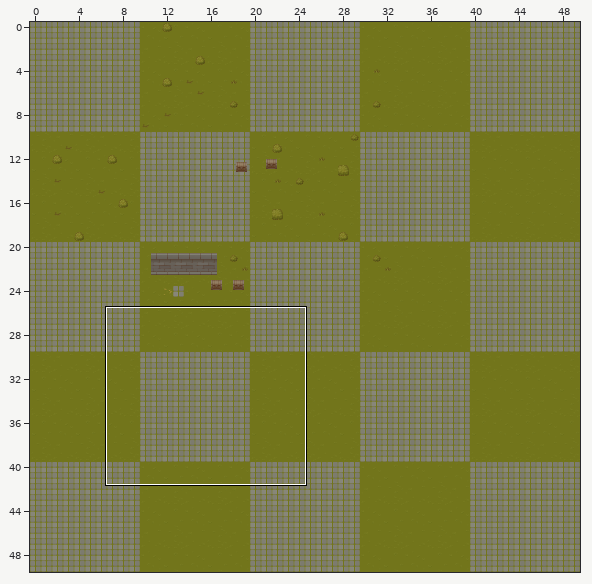
An edit to a level. Tiled map, PixiJS/assets/tilemaps/TreasureHunter2D.tmx. Above: a wide view before the commit, with the close-up outlined.
Close-up. As it was:
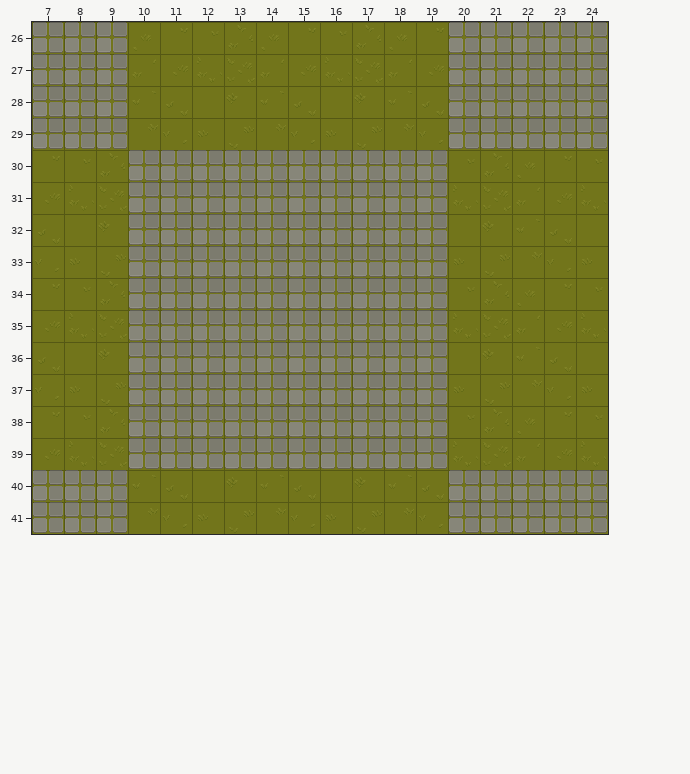
Cells are 32x32 px. Shown: x 7..24, y 26..41. The commit also changed other parts of the map, which this record leaves out.
New version:
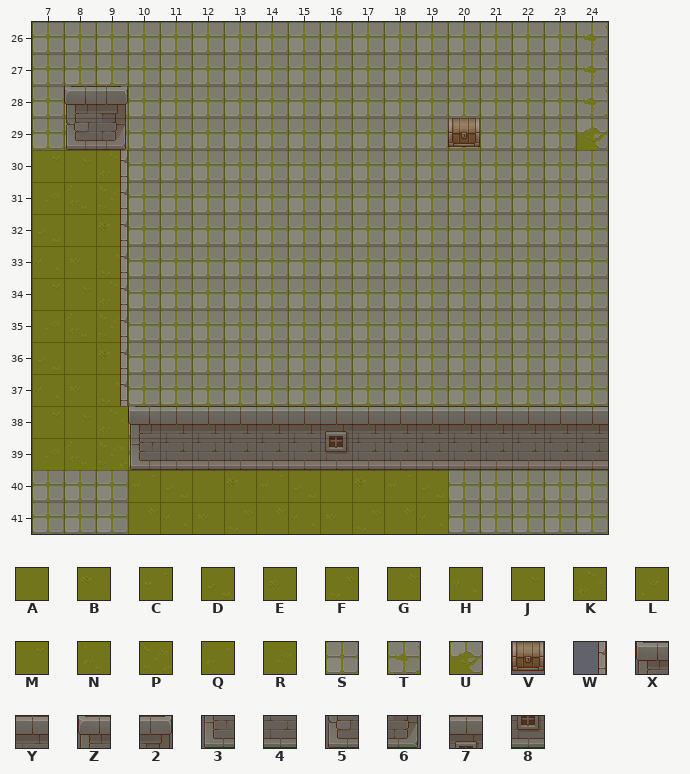
Key: from "GrassTileset": A 0, B 1, C 2, D 3, E 8, F 9, G 10, H 11, J 16, K 17, L 18, M 19, N 24, P 25, Q 26, R 27, S 32, T 40, U 57; from "ObjectsTileset": V 19; from "WallTileset": W 26, X 49, Y 50, Z 60, 2 61, 3 65, 4 66, 5 76, 6 77, 7 102, 8 118.
_ is an empty cell, # one hidden under a higher layer, . an unchanged one.
Objects are placed by their top-left corner, in cells (3,4 is the top-left corner of cell 3,4); size is 1x1 cell unless given.
The exact change:
--- layer "GroundLayer"
@@ x 10..24 @@
-26 LMJKLMJKLM....S
-27 QRNPQRNPQR....S
-28 CDABCDABCD....S
-29 GHEFGHEFGH....S
-30 ..........JKLMJ
-31 ..........NPQRN
-32 ..........ABCDA
-33 ..........EFGHE
-34 ..........JKLMJ
-35 ..........NPQRN
-36 ..........ABCDA
-37 ..........EFGHE
-38 ..........JKLMJ
-39 ..........NPQRN
+26 SSSSSSSSSS....T
+27 SSSSSSSSSS....T
+28 SSSSSSSSSS....T
+29 SSSSSSSSSS....U
+30 ..........SSSSS
+31 ..........SSSSS
+32 ..........SSSSS
+33 ..........SSSSS
+34 ..........SSSSS
+35 ..........SSSSS
+36 ..........SSSSS
+37 ..........SSSSS
+38 ..........SSSSS
+39 ..........#####
--- layer "ObjectLayer"
+V at 20,29
--- layer "Walls"
@@ x 8..24 @@
-28 __...............
-29 __...............
-30 ._...............
-31 ._...............
-32 ._...............
-33 ._...............
-34 ._...............
-35 ._...............
-36 ._...............
-37 ._...............
-38 .._______________
-39 .._______________
+28 Z2...............
+29 56...............
+30 .W...............
+31 .W...............
+32 .W...............
+33 .W...............
+34 .W...............
+35 .W...............
+36 .W...............
+37 .W...............
+38 ..XYYYYY7YYYYYYYY
+39 ..344444844444444
